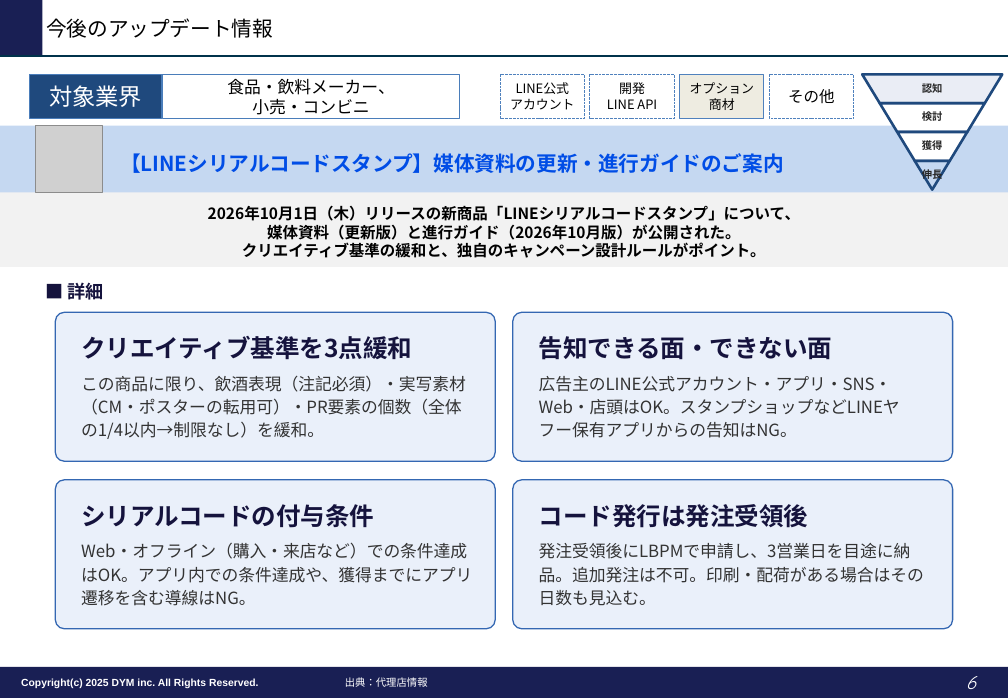
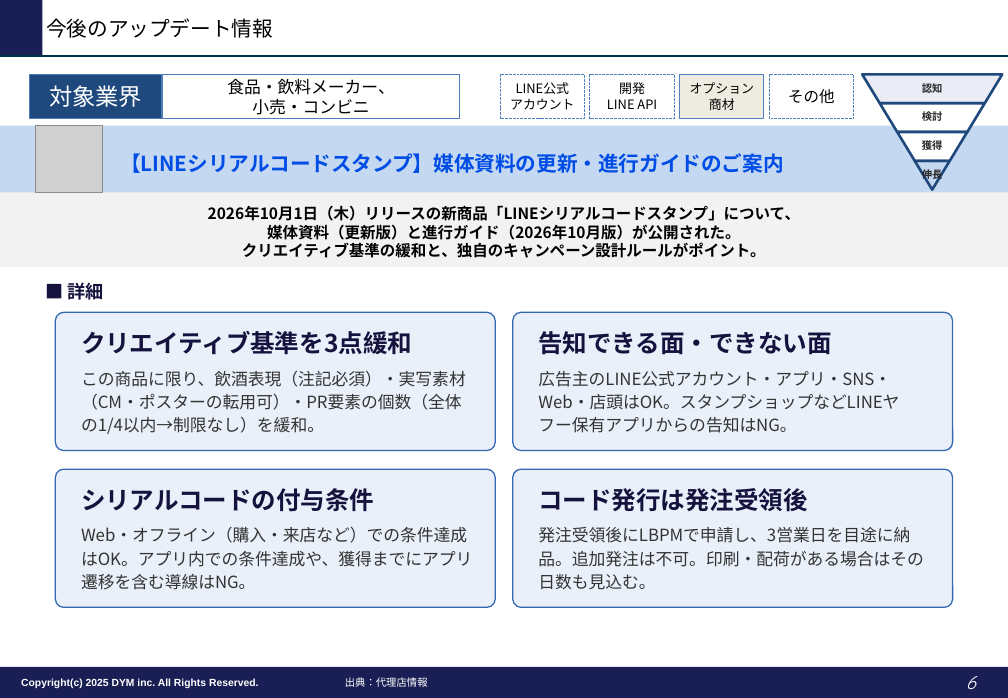
Before and after one commit to tonomura-r-dev/folder, a slide deck: slide 6 of LINEOA媒体最新情報_2026年10月トレンドレポート.pptx. Drawn at 1008x698 pixels with LibreOffice and Linux fonts; fonts in the diff are those of the drawing; grey boxes stand for pictures; background and template pictures are left out. Boxes give left, top, right and bottom in pixels: in the first picture for what was removed or moved away, otherwise in the second. Text is boxed around its words. In the diff, an @@ line names an element or a change of style, - is before the commit and + after.

```diff
--- a/LINEOA媒体最新情報_2026年10月トレンドレポート.pptx
+++ b/LINEOA媒体最新情報_2026年10月トレンドレポート.pptx
@@ rounded rectangle "クリエイティブ基準を3点緩和": place and size @@
-rounded rectangle "クリエイティブ基準を3点緩和" at (56, 313, 496, 462)
+rounded rectangle "クリエイティブ基準を3点緩和" at (56, 313, 496, 451)
@@ rounded rectangle "告知できる面・できない面": place and size @@
-rounded rectangle "告知できる面・できない面" at (513, 313, 953, 462)
+rounded rectangle "告知できる面・できない面" at (513, 313, 953, 451)
@@ rounded rectangle "シリアルコードの付与条件": place and size @@
-rounded rectangle "シリアルコードの付与条件" at (56, 480, 496, 629)
+rounded rectangle "シリアルコードの付与条件" at (56, 469, 496, 608)
@@ rounded rectangle "コード発行は発注受領後": place and size @@
-rounded rectangle "コード発行は発注受領後" at (513, 480, 953, 629)
+rounded rectangle "コード発行は発注受領後" at (513, 469, 953, 608)
```
Also in this commit, not shown: 3 other slides changed, 1 other file.
